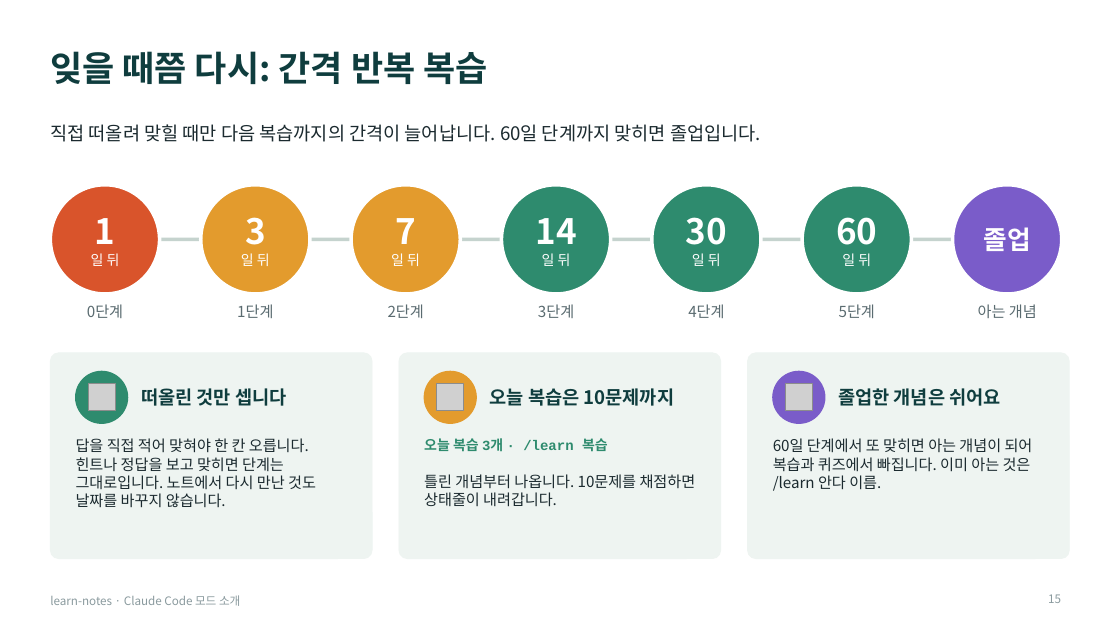
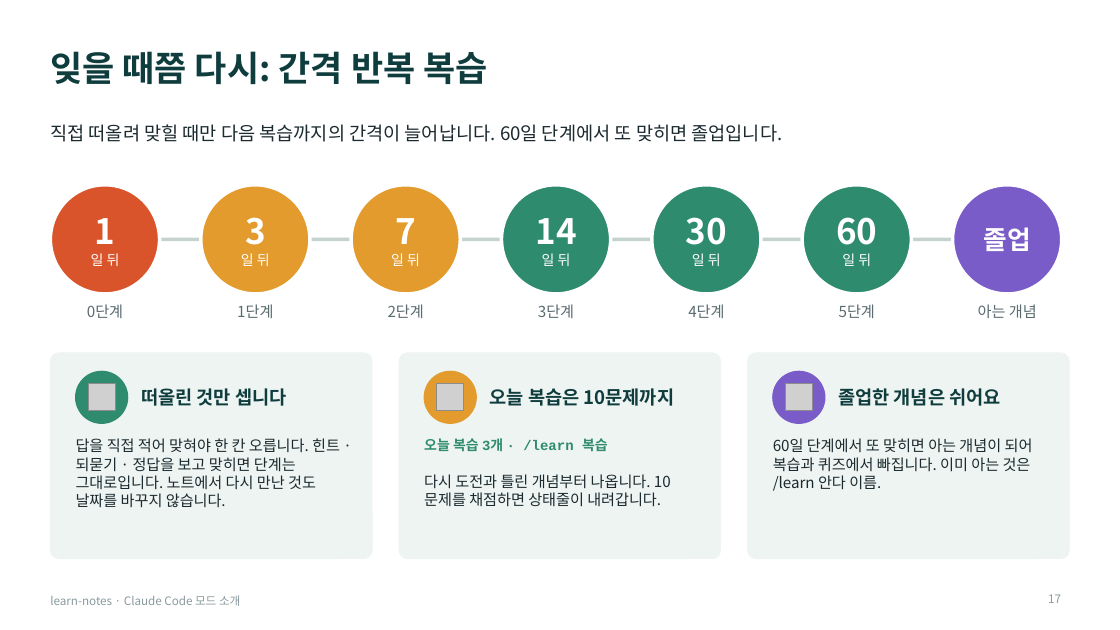
Before and after one commit to Owen-YC/learn-notes, a slide deck: slide 17 of docs/team/learn-notes-intro.pptx (slide 15 before the commit). Drawn at 1120x630 pixels with LibreOffice and Linux fonts; fonts in the diff are those of the drawing; grey boxes stand for pictures. Boxes give left, top, right and bottom in pixels: in the first picture for what was removed or moved away, otherwise in the second. Text is boxed around its words. In the diff, an @@ line names an element or a change of style, - is before the commit and + after.

```diff
--- a/docs/team/learn-notes-intro.pptx
+++ b/docs/team/learn-notes-intro.pptx
@@ text at (x1=50, y1=124, x2=783, y2=142): text changed @@
-직접 떠올려 맞힐 때만 다음 복습까지의 간격이 늘어납니다. 60일 단계까지 맞히면 졸업입니다.
+직접 떠올려 맞힐 때만 다음 복습까지의 간격이 늘어납니다. 60일 단계에서 또 맞히면 졸업입니다.
@@ text at (x1=76, y1=438, x2=340, y2=507): text changed @@
-답을 직접 적어 맞혀야 한 칸 오릅니다. 힌트나 정답을 보고 맞히면 단계는 그대로입니다. 노트에서 다시 만난 것도 날짜를 바꾸지 않습니다.
+답을 직접 적어 맞혀야 한 칸 오릅니다. 힌트 · 되묻기 · 정답을 보고 맞히면 단계는 그대로입니다. 노트에서 다시 만난 것도 날짜를 바꾸지 않습니다.
@@ text at (x1=424, y1=474, x2=661, y2=507): text changed @@
-틀린 개념부터 나옵니다. 10문제를 채점하면 상태줄이 내려갑니다.
+다시 도전과 틀린 개념부터 나옵니다. 10문제를 채점하면 상태줄이 내려갑니다.
@@ page number at (x1=1048, y1=594, x2=1061, y2=603): text changed @@
-15
+17
```
Also in this commit, not shown: 16 other slides changed, 4 slides added, 21 other files.
